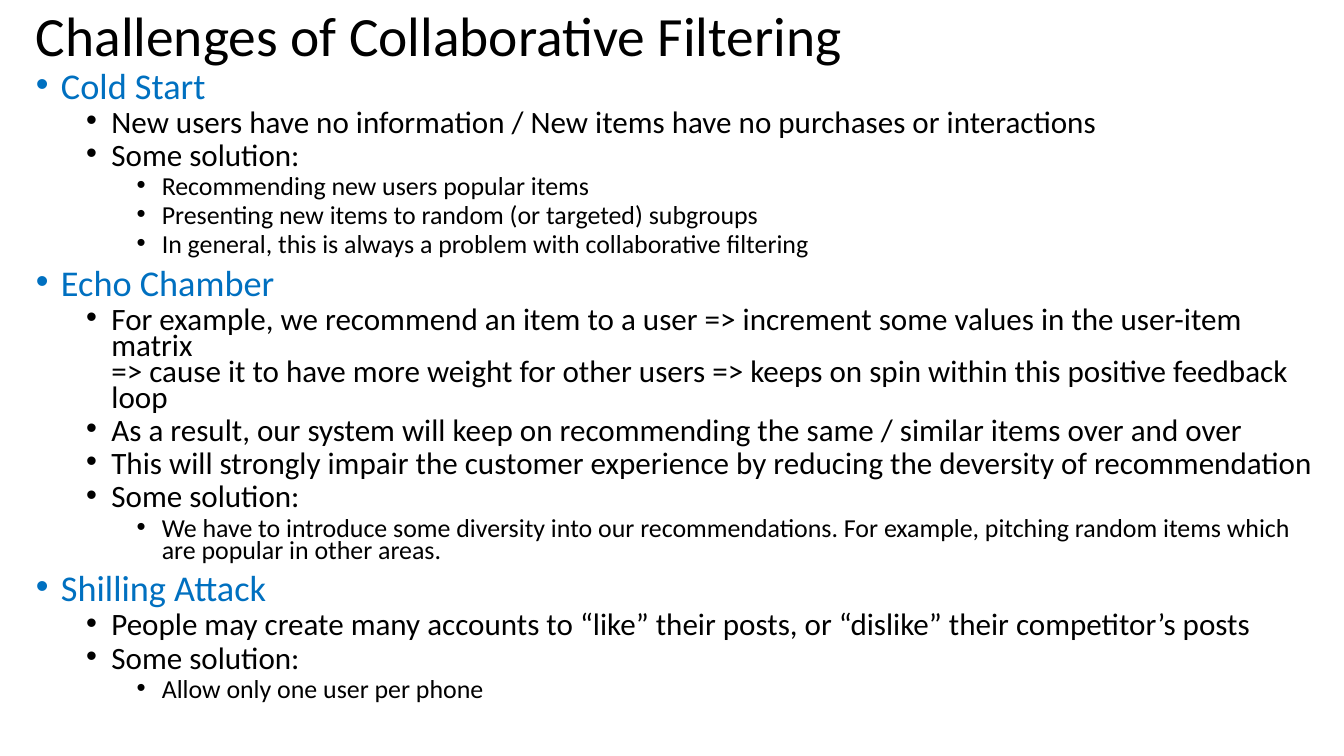
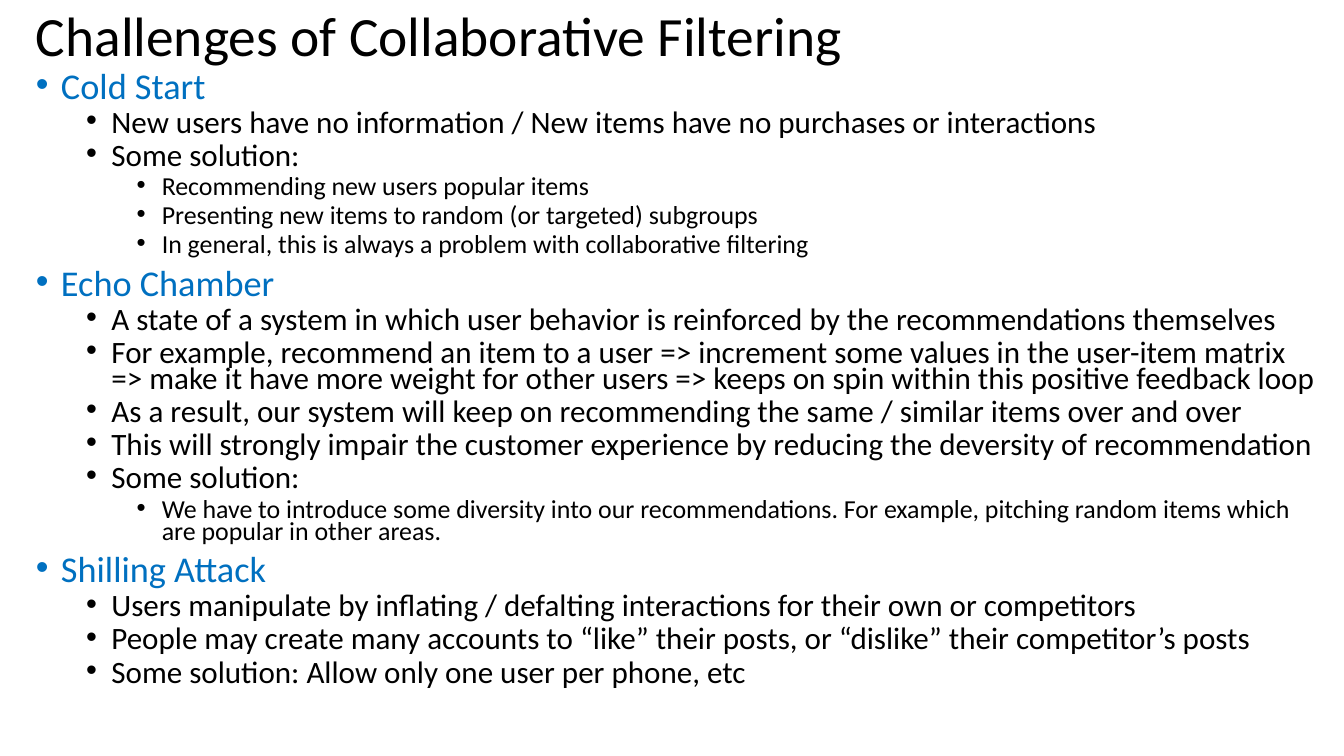
Before and after one commit to gowestyang/data-science, a slide deck: slide 12 of Recommender System/(2021 AlgoExpert) Recommender Systems.pptx. Drawn at 1344x756 pixels with LibreOffice and Linux fonts; fonts in the diff are those of the drawing. Boxes give left, top, right and bottom in pixels: in the first picture for what was removed or moved away, otherwise in the second. Text is boxed around its words. In the diff, an @@ line names an element or a change of style, - is before the commit and + after.

```diff
--- a/Recommender System/(2021 AlgoExpert) Recommender Systems.pptx
+++ b/Recommender System/(2021 AlgoExpert) Recommender Systems.pptx
@@ text at [111, 308, 1314, 395]: text changed @@
-  • For example, we recommend an item to a user => increment some values in the user-item matrix
-    => cause it to have more weight for other users => keeps on spin within this positive feedback loop
+  • A state of a system in which user behavior is reinforced by the recommendations themselves
+  • For example, recommend an item to a user => increment some values in the user-item matrix
+    => make it have more weight for other users => keeps on spin within this positive feedback loop
@@ text at [111, 594, 1136, 622]: paragraph added @@
+  • Users manipulate by inflating / defalting interactions for their own or competitors
@@ text at [111, 661, 745, 688]: text changed; size 18.5 to 22.2 pt @@
-  • Some solution:
-    • Allow only one user per phone
+  • Some solution: Allow only one user per phone, etc
```
Also in this commit, not shown: 23 other files.
